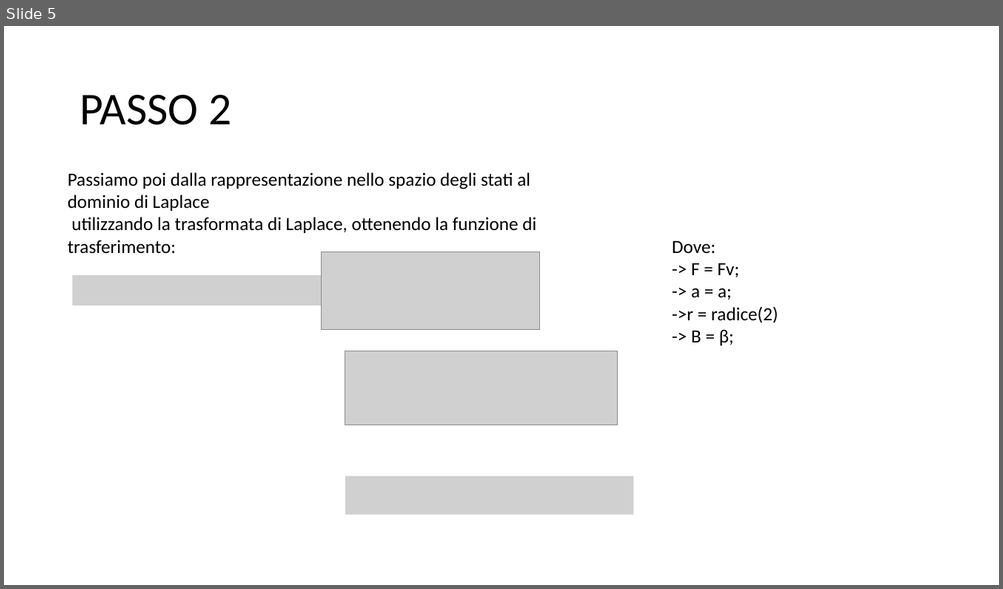
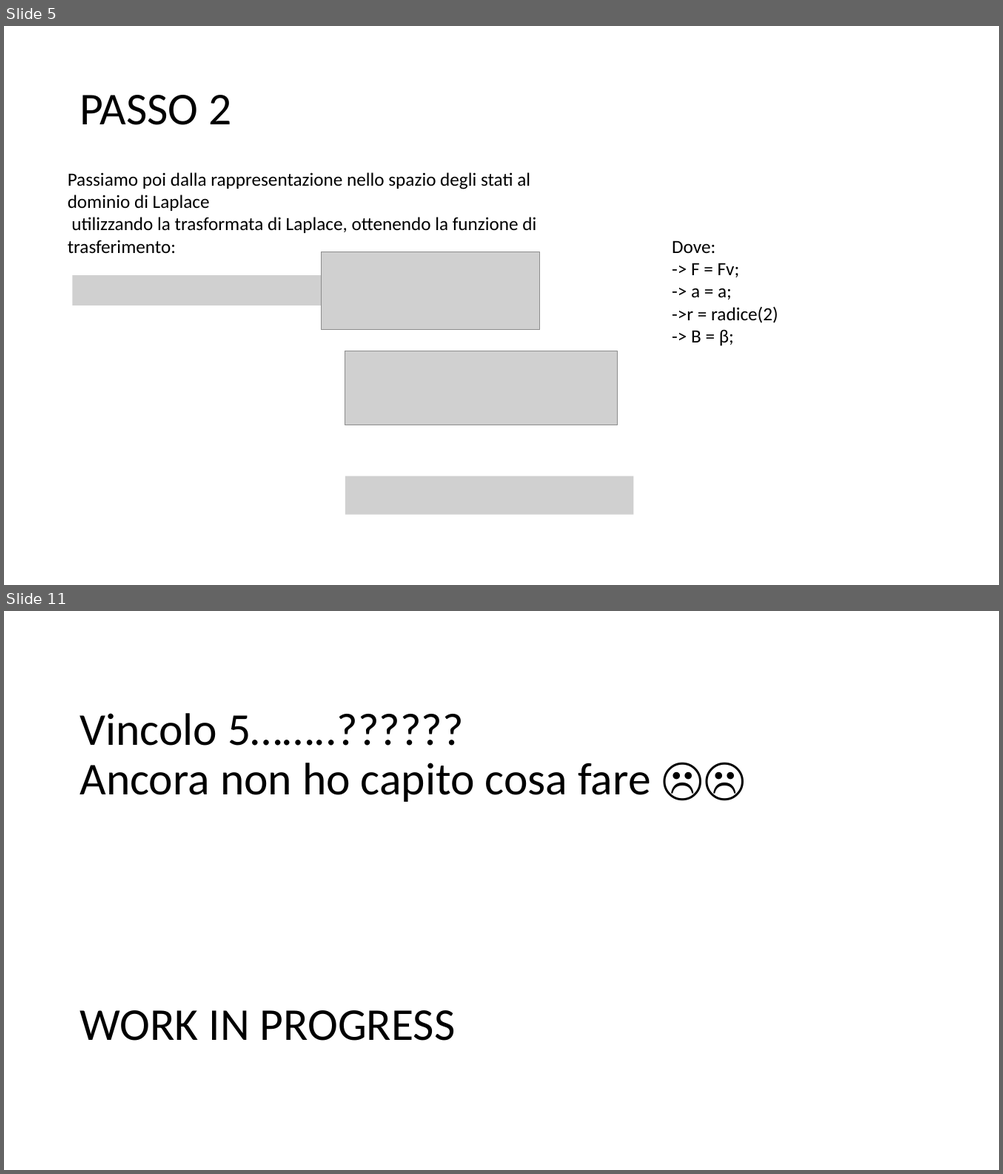
Before and after one commit to FraBug/ControlliAutomatici, a slide deck: ProgettoCA_passaggi.pptx. Shown one above the other, each under a label of ours: slide 5 before the commit, slides 5 and 11 after it; the slides between them are not shown. The pictures are 1003x589 and 1003x1174 pixels, drawn with LibreOffice and Linux fonts; fonts in the diff are those of the drawing; grey boxes stand for pictures. Boxes give left, top, right and bottom in pixels: in the first picture for what was removed or moved away, otherwise in the second. Text is boxed around its words. In the diff, an @@ line names an element or a change of style, - is before the commit and + after.

```diff
--- a/ProgettoCA_passaggi.pptx
+++ b/ProgettoCA_passaggi.pptx
@@ slide 11 added at <box>4,611,999,1170</box>, background #FFFFFF @@
@@ title added at <box>79,713,650,1041</box>, 44 pt, text #000000 @@
+Vincolo 5……..??????
+Ancora non ho capito cosa fare ☹☹
+WORK IN PROGRESS
```
Also in this commit, not shown: 5 other slides added.
